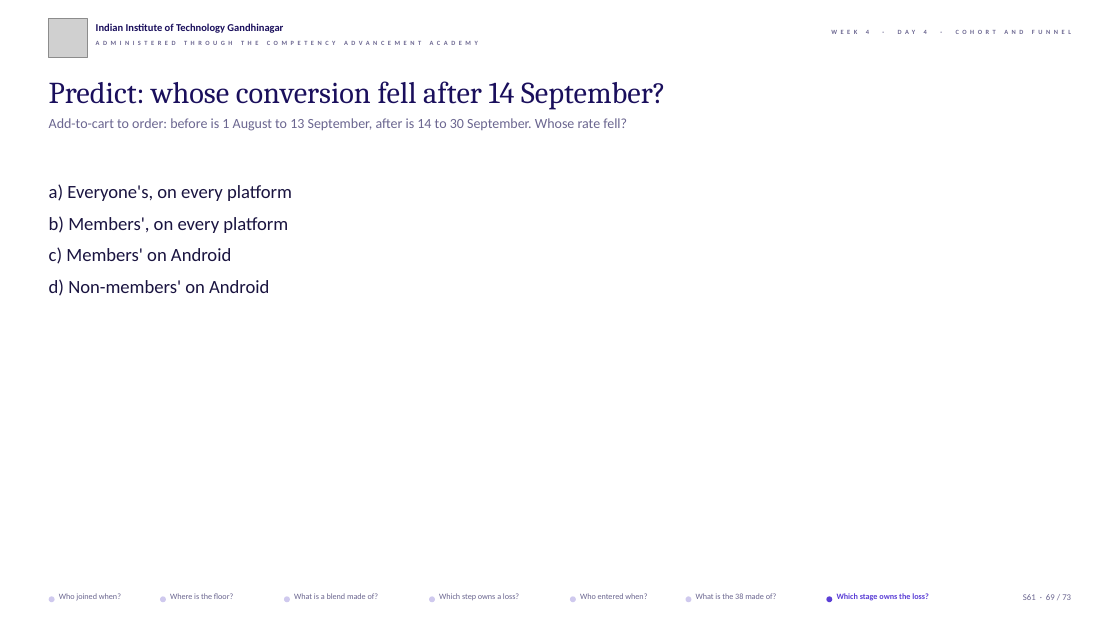
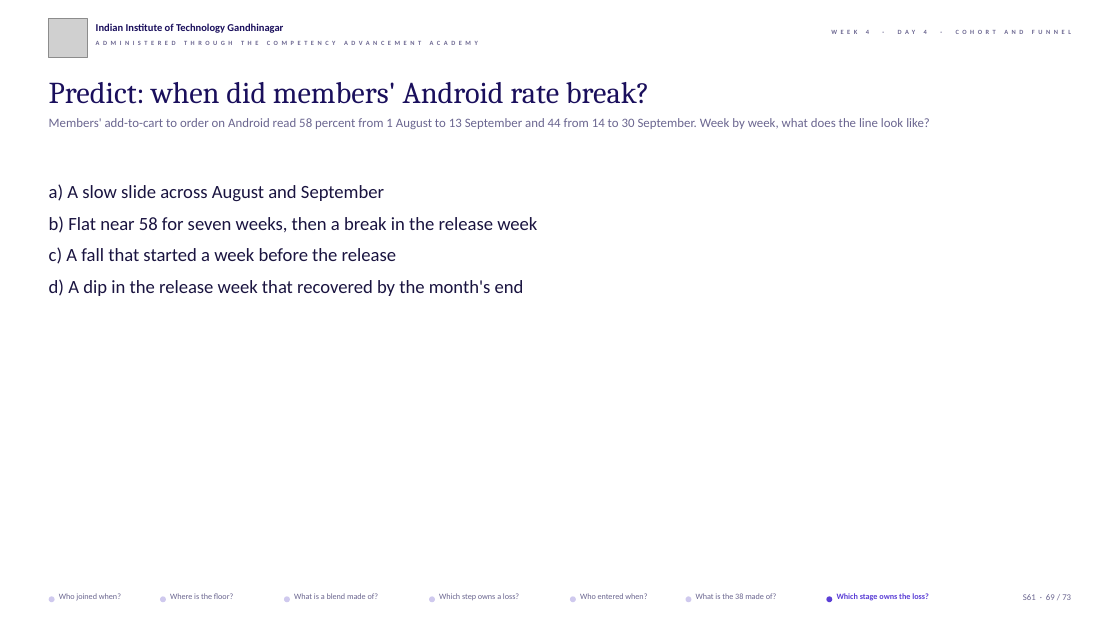
Before and after one commit to fde-academy-lab/c2-content-factory, a slide deck: slide 69 of content/W04/D4/slides/C2_W04_D04_half1_STUDENT.pptx. Drawn at 1120x630 pixels with LibreOffice and Linux fonts; fonts in the diff are those of the drawing; grey boxes stand for pictures; background and template pictures are left out. Boxes give left, top, right and bottom in pixels: in the first picture for what was removed or moved away, otherwise in the second. Text is boxed around its words. In the diff, an @@ line names an element or a change of style, - is before the commit and + after.

```diff
--- a/content/W04/D4/slides/C2_W04_D04_half1_STUDENT.pptx
+++ b/content/W04/D4/slides/C2_W04_D04_half1_STUDENT.pptx
@@ text at (49,82,650,104): text changed @@
-Predict: whose conversion fell after 14 September?
+Predict: when did members' Android rate break?
@@ text at (49,118,930,129): text changed; size 12 to 11 pt @@
-Add-to-cart to order: before is 1 August to 13 September, after is 14 to 30 September. Whose rate fell?
+Members' add-to-cart to order on Android read 58 percent from 1 August to 13 September and 44 from 14 to 30 September. Week by week, what does the line look like?
@@ text at (49,184,537,296): text changed @@
-a) Everyone's, on every platform
-b) Members', on every platform
-c) Members' on Android
-d) Non-members' on Android
+a) A slow slide across August and September
+b) Flat near 58 for seven weeks, then a break in the release week
+c) A fall that started a week before the release
+d) A dip in the release week that recovered by the month's end
```
Also in this commit, not shown: 32 other slides changed, 4 other files.
